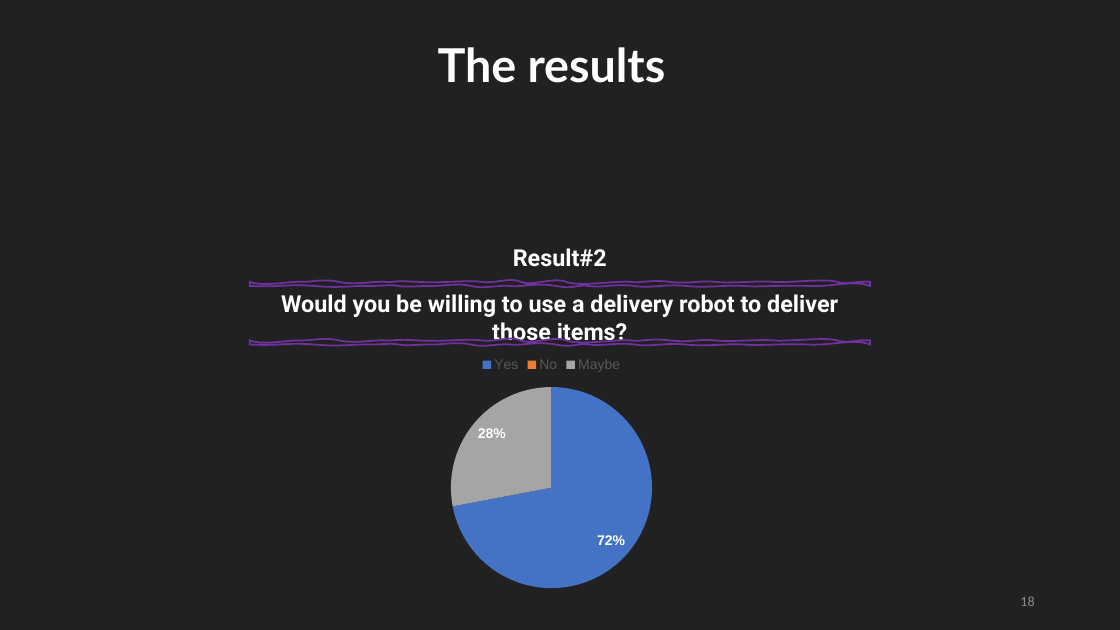
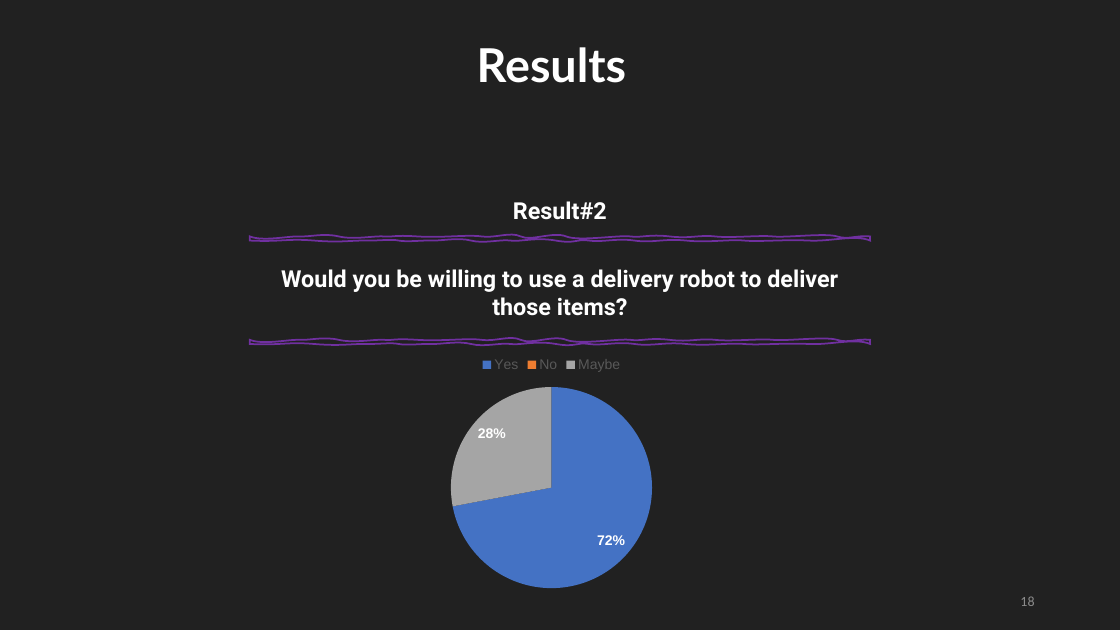
Before and after one commit to Mhd-Ghd/on-campus-delivery-robot, a slide deck: slide 18 of reports/report-2/Press#2.pptm. Drawn at 1120x630 pixels with LibreOffice and Linux fonts; fonts in the diff are those of the drawing. Boxes give left, top, right and bottom in pixels: in the first picture for what was removed or moved away, otherwise in the second. Text is boxed around its words. In the diff, an @@ line names an element or a change of style, - is before the commit and + after.

Commit message:
Suliman B&W, Canvas formatting, results formatting

```diff
--- a/reports/report-2/Press#2.pptm
+++ b/reports/report-2/Press#2.pptm
@@ text at (477,47,626,83): text changed @@
-The results
+Results
@@ text "Result#2": place and size @@
-text "Result#2" at (513,248,607,267)
+text "Result#2" at (513,201,607,220)
@@ freeform shape: place and size @@
-freeform shape at (250,282,870,287)
+freeform shape at (250,236,870,240)
@@ text "Would you be willing to ..." rewrapped from (281,294,838,346) to (281,269,838,316) @@
@@ freeform shape at (250,340,870,344): outline redrawn @@
```
Also in this commit, not shown: 7 other slides changed.
